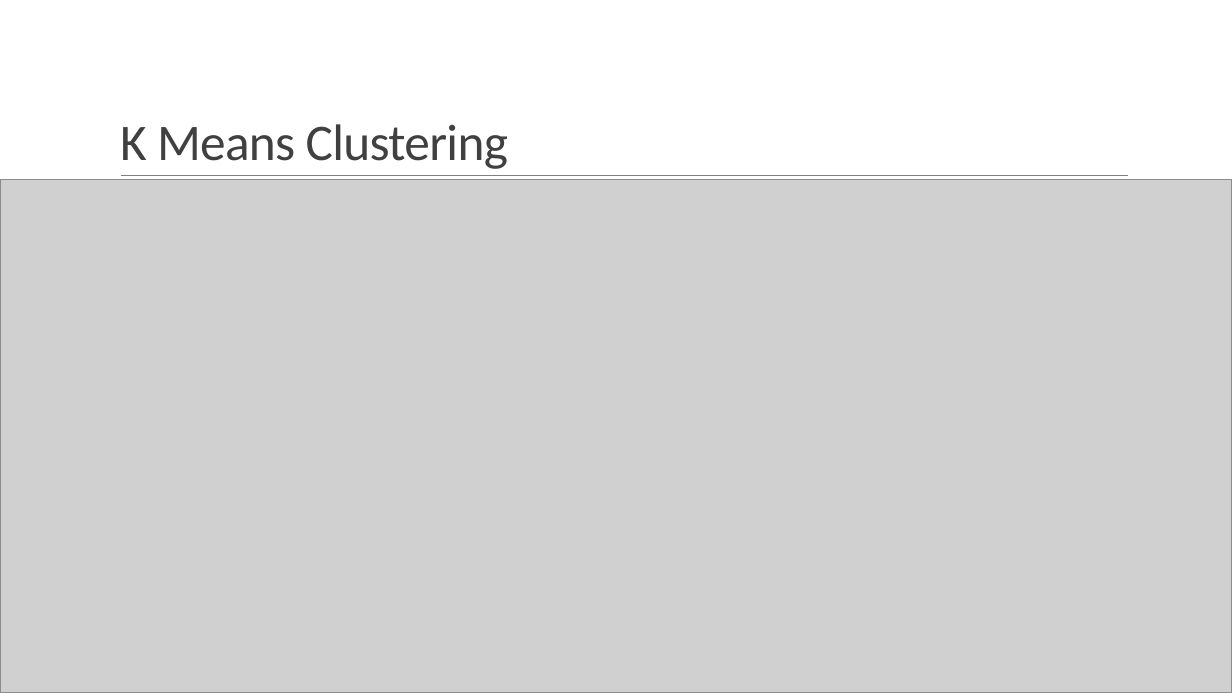
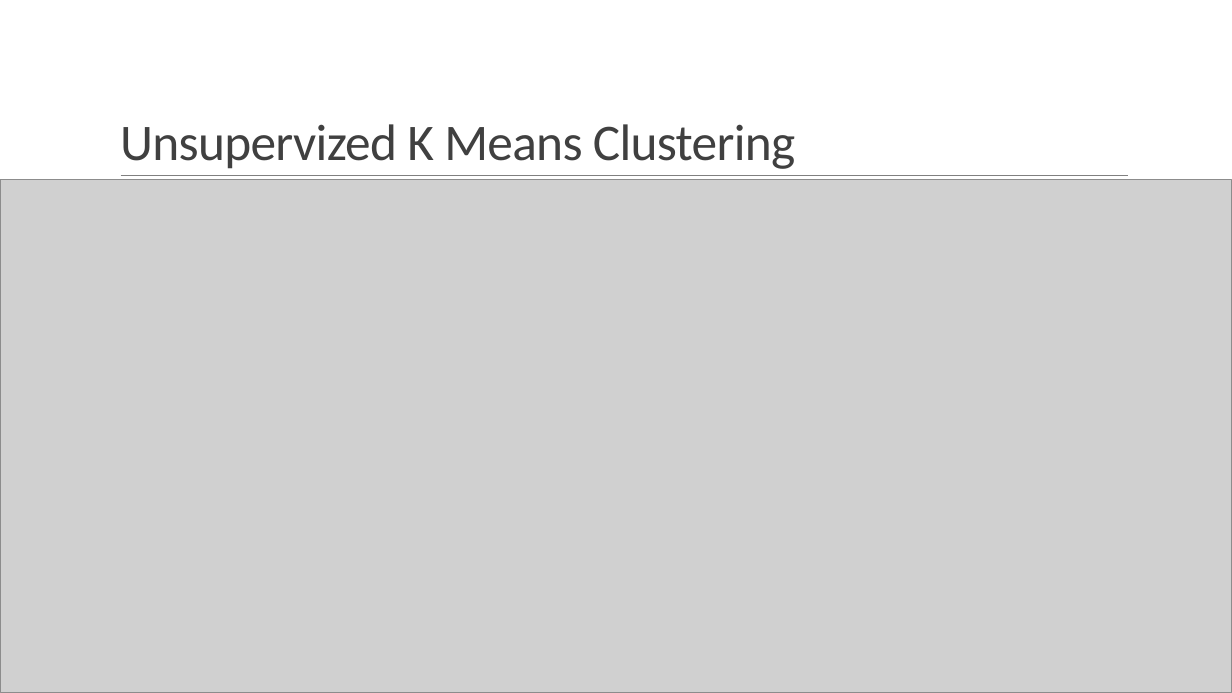
Before and after one commit to Evdawg/Project_4_FF_ML, a slide deck: slide 9 of Presentation.pptx. Drawn at 1232x693 pixels with LibreOffice and Linux fonts; fonts in the diff are those of the drawing; grey boxes stand for pictures. Boxes give left, top, right and bottom in pixels: in the first picture for what was removed or moved away, otherwise in the second. Text is boxed around its words. In the diff, an @@ line names an element or a change of style, - is before the commit and + after.

```diff
--- a/Presentation.pptx
+++ b/Presentation.pptx
@@ title at (120,124,795,169): text changed @@
-K Means Clustering
+Unsupervized K Means Clustering
```
Also in this commit, not shown: 6 other slides changed, 10 other files.
